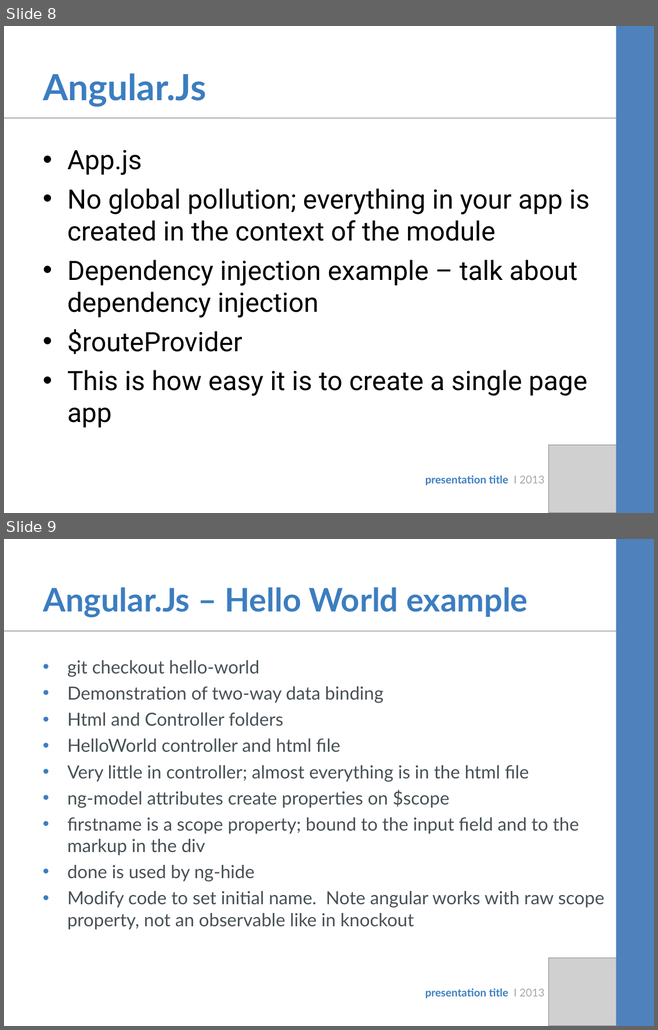
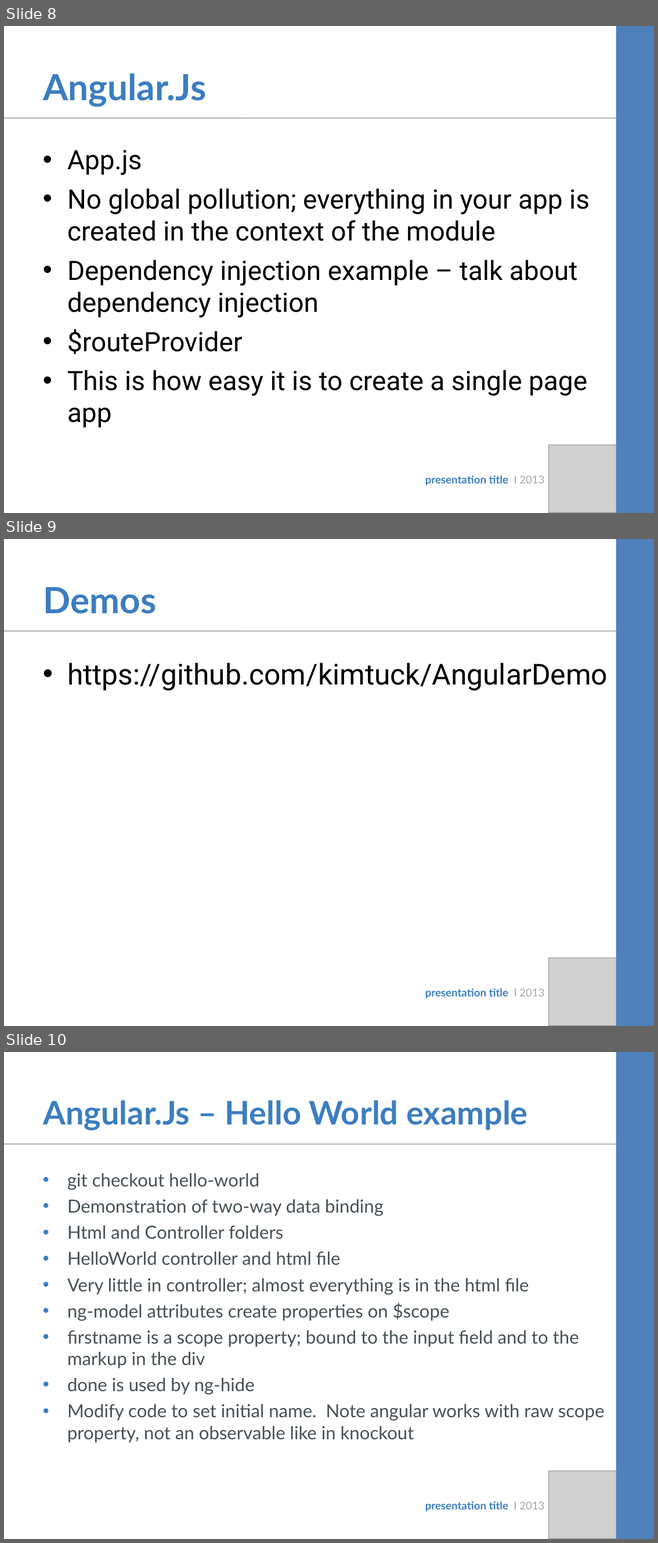
Before and after one commit to kimtuck/AngularDemo, a slide deck: Presentation/Angular Introduction.ppt. Shown one above the other, each under a label of ours: slides 8 and 9 before the commit, slides 8, 9 and 10 after it. The pictures are 658x1030 and 658x1543 pixels, drawn with LibreOffice and Linux fonts; fonts in the diff are those of the drawing; grey boxes stand for pictures. Boxes give left, top, right and bottom in pixels: in the first picture for what was removed or moved away, otherwise in the second. Text is boxed around its words. In the diff, an @@ line names an element or a change of style, - is before the commit and + after.

```diff
--- a/Presentation/Angular Introduction.ppt
+++ b/Presentation/Angular Introduction.ppt
@@ slide 9 added at [4,539,654,1026], background #FFFFFF @@
@@ rectangle added at [616,539,654,1026], fill #4F81BD @@
@@ title added at [43,587,156,614], 40 pt, text #3C7DC0, bold @@
+Demos
@@ line added from (4, 631) to (654, 631), #BFBFBF 1.5 pt @@
@@ text added at [67,663,607,691], 32 pt, text #000000 @@
+• https://github.com/kimtuck/AngularDemo
@@ picture added at [549,958,621,1026] @@
@@ text added at [425,988,544,998], 12 pt, text #3C7DC0, bold @@
+presentation title I 2013
@@ what was slide 9 is now slide 10 @@
```
Also in this commit, not shown: 1 slide changed.
